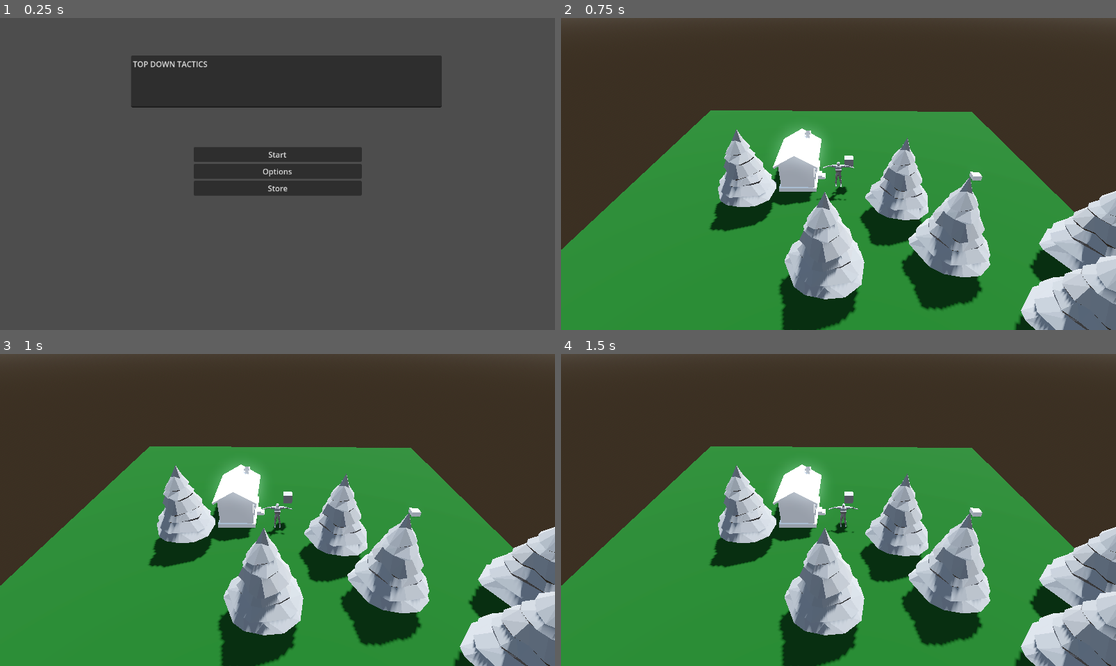
Above: before the commit, frames 1-4 (two rows, left to right).
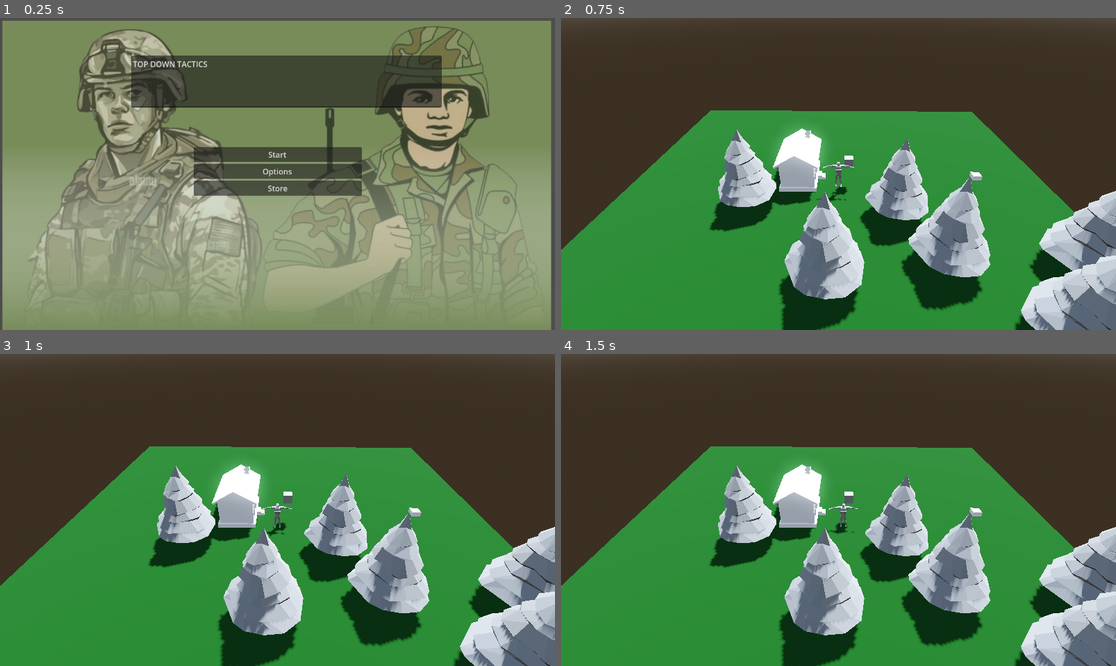
Above: after the commit, the same moments.

Repository: SonnieBays/Digi-game-thingiabob
Game: Godot game, scene res://menu.tscn
The game is run twice, just before and just after one commit, with the same random seed, the same clock (stepped at 60 frames per second) and the same inputs.
Inputs (mouse positions are in pixels of both pictures, inside the frame that each line leads up to):
- Up to frame 1 (0.25 s): no input
- Up to frame 2 (0.75 s): click "Start" at 0.5 s
- Up to frame 3 (1 s): no input
- Up to frame 4 (1.5 s): move the mouse to (960, 494) at 1.27 s; hold Right (ui_right) from 1.28 s (still down); click (960, 494) at 1.35 s

The runs differ from the first frame. In frame 1, 93% of the frame differs, in the area x 0-100%, y 0-100%; in frame 2, nothing differs; in frame 3, nothing differs; in frame 4, nothing differs.

Commit message:
menu background

Diff:
--- a/menu.tscn
+++ b/menu.tscn
@@ -1,7 +1,8 @@
-[gd_scene load_steps=4 format=3 uid="uid://dv6xsolgl6p8v"]
+[gd_scene load_steps=5 format=3 uid="uid://dv6xsolgl6p8v"]
 
 [ext_resource type="Script" path="res://menu.gd" id="1_pbh8w"]
 [ext_resource type="PackedScene" uid="uid://bbabrfq604tfg" path="res://audio_stream_player.tscn" id="2_6vo4d"]
+[ext_resource type="Texture2D" uid="uid://dyonx13h1idpo" path="res://Menu backgrounds/Untitled design.jpg" id="3_idtol"]
 
 [sub_resource type="Theme" id="Theme_fv7ey"]
 
@@ -14,6 +15,12 @@
 grow_vertical = 2
 theme = SubResource("Theme_fv7ey")
 script = ExtResource("1_pbh8w")
+
+[node name="UntitledDesign" type="Sprite2D" parent="."]
+show_behind_parent = true
+position = Vector2(574.75, 327.25)
+scale = Vector2(0.592969, 0.593982)
+texture = ExtResource("3_idtol")
 
 [node name="VBoxContainer" type="VBoxContainer" parent="."]
 layout_mode = 1
Binary file added: Menu backgrounds/Untitled design.jpg
Not shown, added: Menu backgrounds/Untitled design.jpg.import
Not shown: 1 places in world.tscn that only renumber resources
